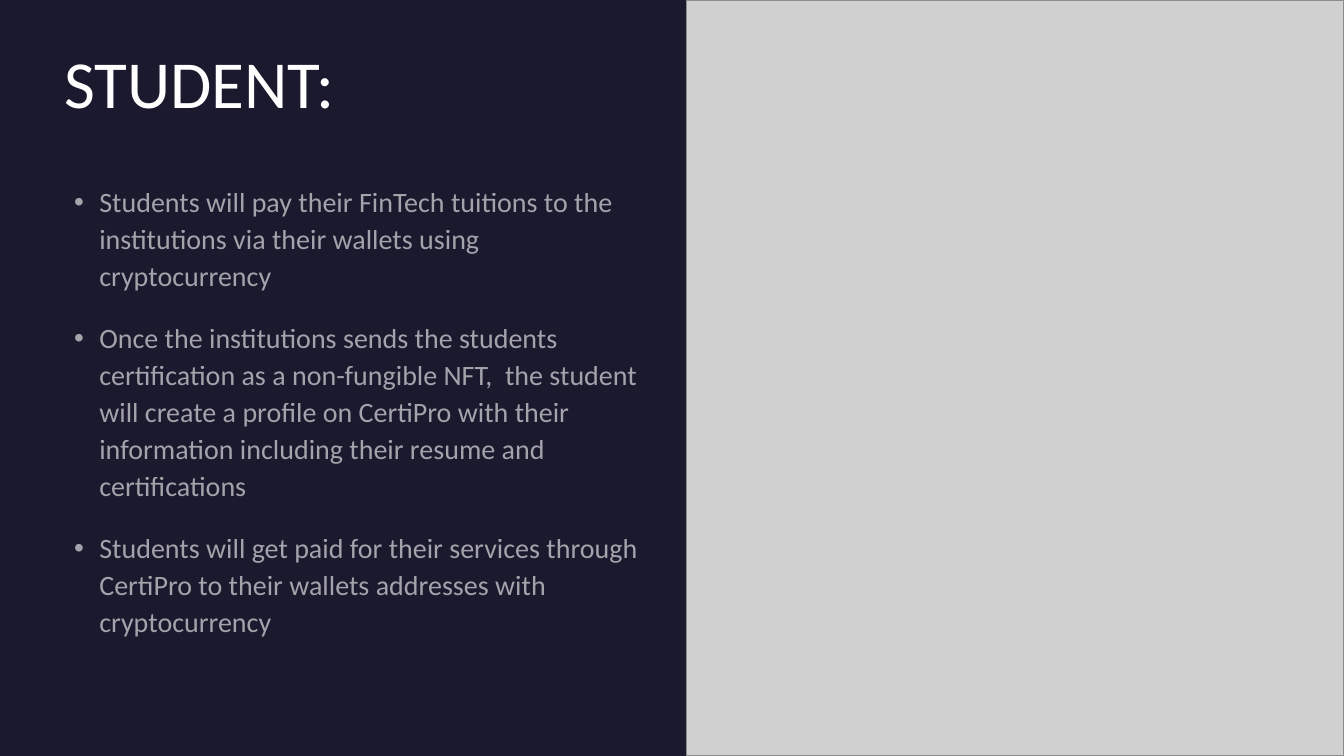
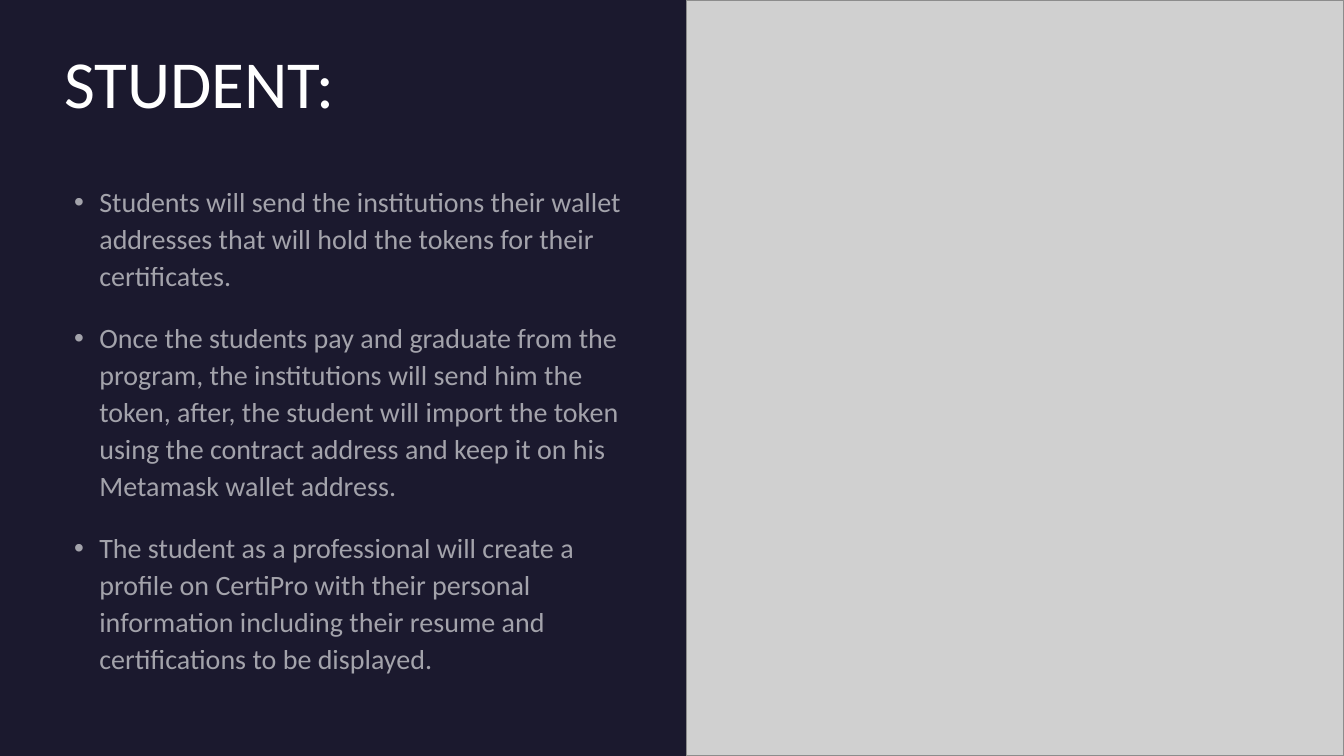
Before and after one commit to Jraigos/CertiPro, a slide deck: slide 6 of Project_Presentation_CERTIPRO.pptx (slide 4 before the commit). Drawn at 1344x756 pixels with LibreOffice and Linux fonts; fonts in the diff are those of the drawing; grey boxes stand for pictures. Boxes give left, top, right and bottom in pixels: in the first picture for what was removed or moved away, otherwise in the second. Text is boxed around its words. In the diff, an @@ line names an element or a change of style, - is before the commit and + after.

```diff
--- a/Project_Presentation_CERTIPRO.pptx
+++ b/Project_Presentation_CERTIPRO.pptx
@@ text at <box>99,193,620,674</box>: text changed @@
-• Students will pay their FinTech tuitions to the institutions via their wallets using cryptocurrency
-• Once the institutions sends the students certification as a non-fungible NFT, the student will create a profile on CertiPro with their information including their resume and certifications
-• Students will get paid for their services through CertiPro to their wallets addresses with cryptocurrency
+• Students will send the institutions their wallet addresses that will hold the tokens for their certificates.
+• Once the students pay and graduate from the program, the institutions will send him the token, after, the student will import the token using the contract address and keep it on his Metamask wallet address.
+• The student as a professional will create a profile on CertiPro with their personal information including their resume and certifications to be displayed.
```
Also in this commit, not shown: 7 other slides changed, 2 slides added, 1 slide removed.
